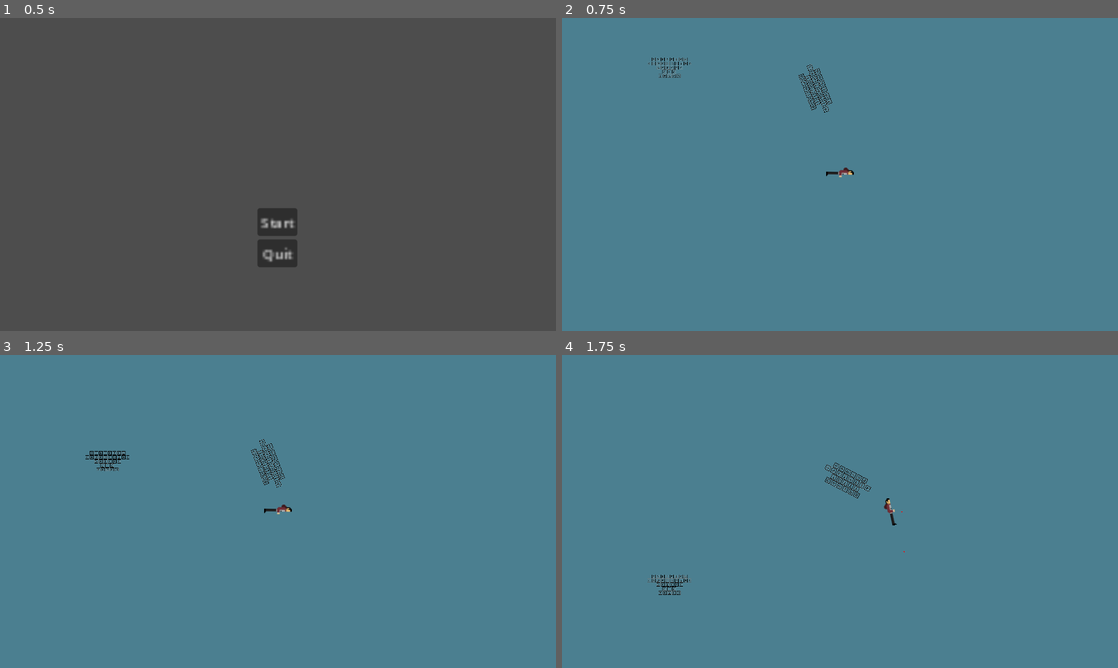
Above: before the commit, frames 1-4 (two rows, left to right).
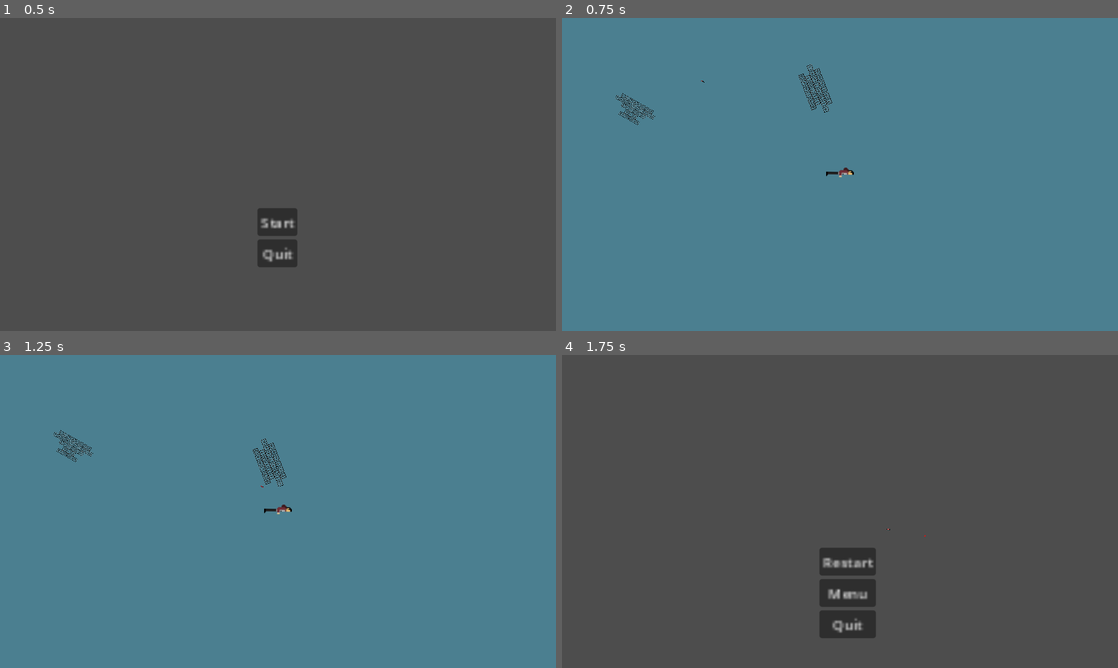
Above: after the commit, the same moments.

Repository: Rodinez/Debugs
Game: Godot game, scene res://scenes/menu.tscn
The game is run twice, just before and just after one commit, with the same random seed, the same clock (stepped at 60 frames per second) and the same inputs. The engine's default icon, where the game draws it, is replaced by a stand-in: a white triangle on a blue panel in a dark square.
Inputs (mouse positions are in pixels of both pictures, inside the frame that each line leads up to):
- Up to frame 1 (0.5 s): no input
- Up to frame 2 (0.75 s): click "Start" at 0.5 s
- Up to frame 3 (1.25 s): no input
- Up to frame 4 (1.75 s): move the mouse to (962, 495) at 1.27 s; press the mouse at (962, 495) at 1.28 s; hold D (move_right) from 1.28 s (still down)

Frame 1 is identical in both runs. In frame 2, 0.3% of the frame differs, in the area x 9-26%, y 12-35%; in frame 3, 0.6%; in frame 4, 100%, in the area x 0-100%, y 0-100%.

Commit message:
scripts atualizados

Diff:
--- a/Debugs Godot/scripts/BulletEnemy.gd
+++ b/Debugs Godot/scripts/BulletEnemy.gd
@@ -1,14 +1,12 @@
-extends Area2D
+extends RigidBody2D
 
 var speed = 400
-var direction = Vector2(0,0)
 
 func _ready():
 	pass
 
 func _process(delta):
-	look_at(Global.player_position)
-	position = speed * delta * direction
+	pass
 
 func _on_area_2d_body_entered(body):
 	if "player" in body.name:
--- a/Debugs Godot/scripts/Player.gd
+++ b/Debugs Godot/scripts/Player.gd
@@ -37,11 +37,11 @@
 
 func fire():
 	can_fire = false
-	var bullet_intance = bullet.instantiate()
-	bullet_intance.position = get_global_position()
-	bullet_intance.rotation_degrees = rotation_degrees
-	bullet_intance.apply_central_impulse(Vector2(bullet_speed,0).rotated(rotation))
-	get_tree().get_root().call_deferred("add_child",bullet_intance)
+	var bullet_instance = bullet.instantiate()
+	bullet_instance.position = Global.player_position
+	bullet_instance.rotation_degrees = rotation_degrees
+	bullet_instance.apply_central_impulse(Vector2(bullet_speed,0).rotated(rotation))
+	get_tree().get_root().call_deferred("add_child",bullet_instance)
 	$Timer.start()
 
 func _on_timer_timeout():
--- a/Debugs Godot/scripts/enemyToken.gd
+++ b/Debugs Godot/scripts/enemyToken.gd
@@ -1,4 +1,4 @@
-extends CharacterBody2D
+extends RigidBody2D
 
 var bullet_speed = 1000
 var bullet = preload("res://scenes/BulletEnemy.tscn")
@@ -8,15 +8,17 @@
 	pass
 
 func _process(delta):
-	$Marker2D.position = get_parent().position
+	look_at(Global.player_position)
 	if can_fire:
 		fire()
 
 func fire():
 	can_fire = false
-	var bullet_isntance = bullet.instantiate()
-	get_tree().get_root().call_deferred("add_child",bullet_isntance)
-	bullet_isntance.position = $Marker2D.position
+	var bullet_instance = bullet.instantiate()
+	bullet_instance.position = $Marker2D.position
+	bullet_instance.rotation_degrees = rotation_degrees
+	bullet_instance.apply_central_impulse(Vector2(bullet_speed,0).rotated(rotation))
+	get_tree().get_root().call_deferred("add_child",bullet_instance)
 	$Timer.start()
 
 func _on_timer_timeout():
